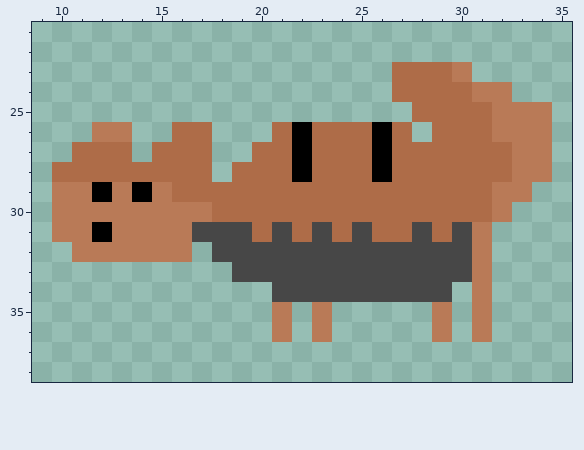
File history of a pixel-art sprite, Assets/graffat/supikoira.png. The first picture shows the starting point.
The file is 50x50 pixels. Pixels under 10% opacity are left out. Colours within 5 levels of each other are drawn and written as one. Shown: x 9..35, y 21..38.
After the commit:
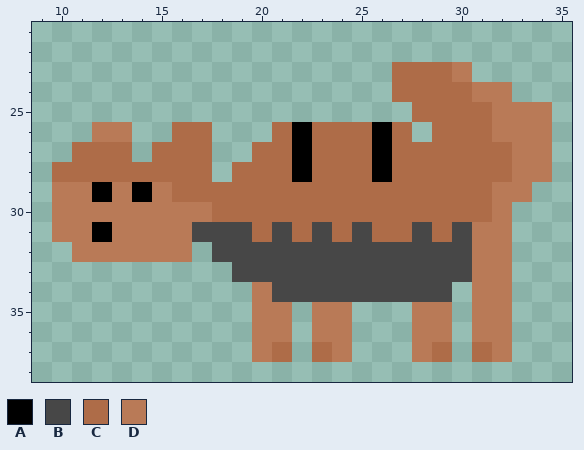
Palette (. is transparent): A #000000  B #474747  C #ae6c48  D #b97a57
From the commit log: supikoira animaatiot + scene update
Edits made:
@@ x 18..34 @@
 30 CCCCCCCCCCCCCCD..
-31 BBCBCBCBCCBCBD...
-32 BBBBBBBBBBBBBD...
-33 .BBBBBBBBBBBBD...
-34 ...BBBBBBBBB.D...
-35 ...D.D.....D.D...
-36 ...D.D.....D.D...
-37 .................
+31 BBCBCBCBCCBCBDD..
+32 BBBBBBBBBBBBBDD..
+33 .BBBBBBBBBBBBDD..
+34 ..DBBBBBBBBB.DD..
+35 ..DD.DD...DD.DD..
+36 ..DD.DD...DD.DD..
+37 ..DC.CD...DC.CD..
 38 .................
